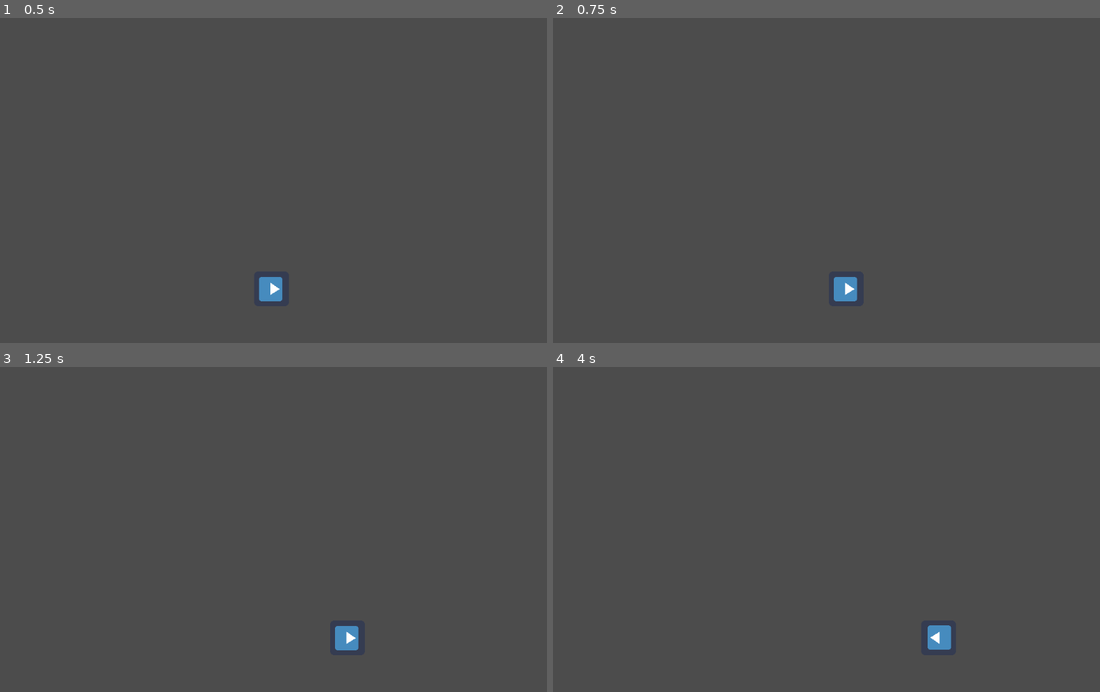
Above: before the commit, frames 1-4 (two rows, left to right).
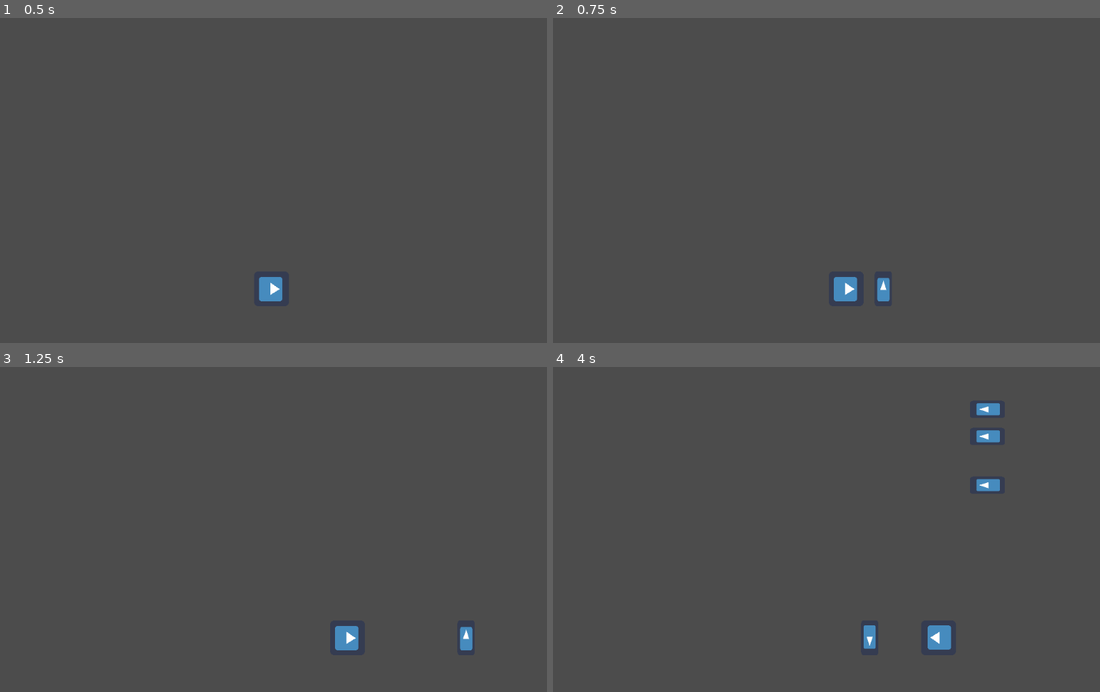
Above: after the commit, the same moments.

Repository: tpneumann/PhoneBAD
Game: Godot game, scene res://Scenes/main.tscn
Same seed, same stepped clock (60 frames per second), same inputs: the game is played once before the commit and once after it. The engine's default icon, where the game draws it, is replaced by a stand-in: a white triangle on a blue panel in a dark square.
Inputs:
- Up to frame 1 (0.5 s): no input
- Up to frame 2 (0.75 s): tap Enter (ui_accept) at 0.5 s; hold Right (ui_right) from 0.53 s (still down); hold Enter (ui_accept) from 0.53 s (still down)
- Up to frame 3 (1.25 s): keep holding Right (ui_right); keep holding Enter (ui_accept)
- Up to frame 4 (4 s): release Right (ui_right) at 1.28 s; release Enter (ui_accept) at 1.28 s; hold Down (ui_down) 1.28-2.03 s; tap Enter (ui_accept) at 1.35, 1.52, 1.82, 2.85, 3.02, 3.32 s; hold Right (ui_right) 2.03-2.78 s; hold Enter (ui_accept) 2.03-2.78 s; hold Up (ui_up) 2.78-3.53 s; hold Left (ui_left) from 3.53 s (still down); hold Enter (ui_accept) from 3.53 s (still down)

Frame 1 is identical in both runs. In frame 2, 0.2% of the frame differs, in the area x 59-62%, y 79-88%; in frame 3, 0.2%; in frame 4, 0.7%, in the area x 56-82%, y 11-87%.

Commit message:
shooting, but it works!

Diff:
--- a/phone/Bullet.gd
+++ b/phone/Bullet.gd
@@ -3,21 +3,21 @@
 # Declare member variables here. Examples:
 # var a = 2
 # var b = "text"
-var SPEED = 100
+var speed = 500
 
-var shoot_dir = Vector2()
+var velocity = Vector2()
 
-func fire(postion, direction):
-	shoot_dir = direction
-	self.position = position
-
-	print("Bullet.gd ran")
-
-
-
+func fire(pos, dir):
+	rotation = dir
+	position = pos
+	velocity = Vector2(speed, 0).rotated(rotation)
 
 func _physics_process(delta):
-	move_and_slide(shoot_dir)
+
+	var collision = move_and_collide(velocity * delta)
+	if collision:
+		velocity = velocity.bounce(collision.normal)
+
 
 
 # Called every frame. 'delta' is the elapsed time since the previous frame.
--- a/phone/Scripts/PlayerController.gd
+++ b/phone/Scripts/PlayerController.gd
@@ -33,7 +33,7 @@
 		velocity.y += 1
 	if Input.is_action_pressed('ui_up'):
 		velocity.y -= 1
-	if Input.is_action_pressed('ui_accept'):
+	if Input.is_action_just_pressed('ui_accept'):
 		shoot()
 	velocity = velocity.normalized() * speed
 
@@ -49,9 +49,13 @@
 	print("pew pew")
 
 	var bullet = bullet_scene.instance()
-	add_child(bullet)
+	bullet.fire(self.global_position, velocity.angle())
+	get_parent().add_child(bullet)
 
-	bullet.fire(position, velocity)
 
-	bullet.queue_free()
+
+
+
+
+	#bullet.queue_free()
 	#remove_child(bullet)
